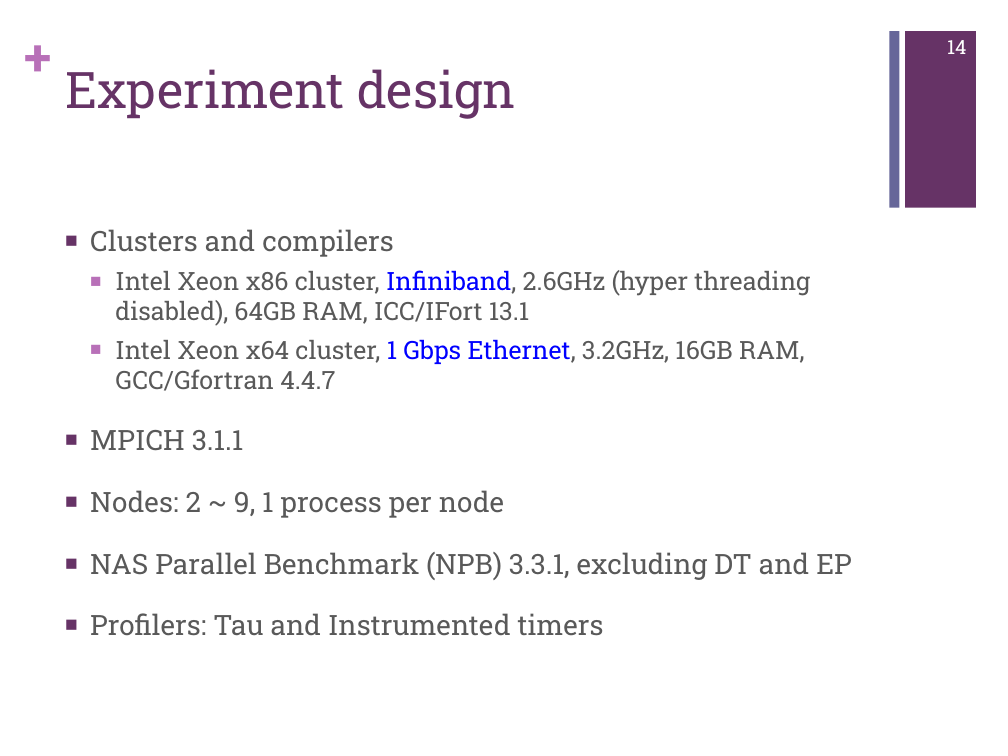
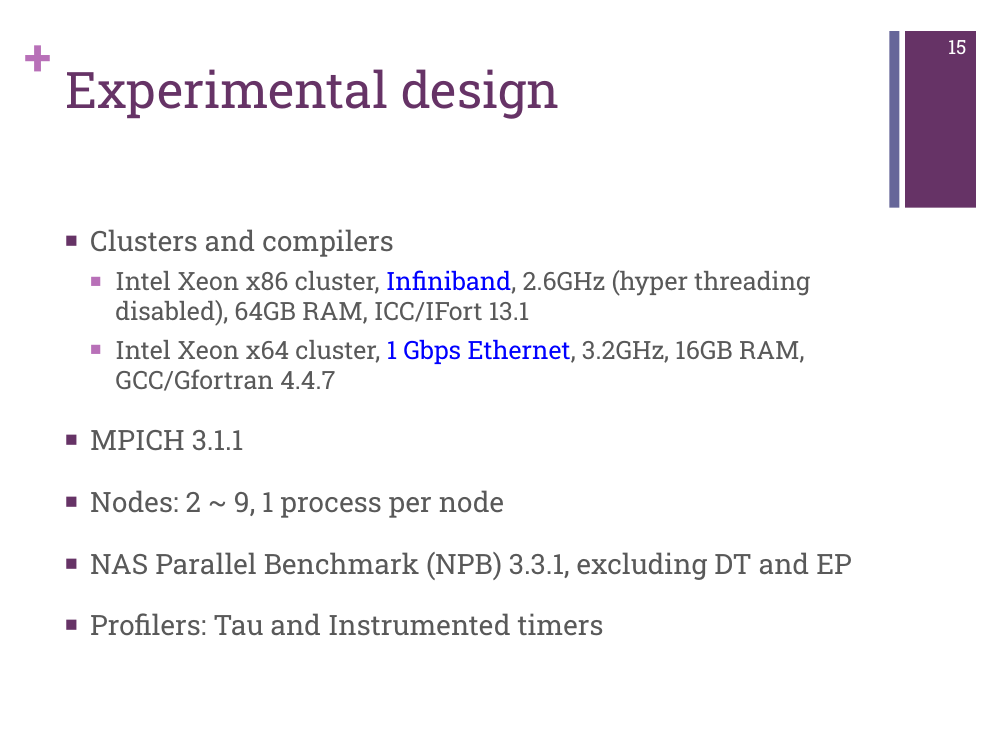
Before and after one commit to jichi-uccs/cco-paper, a slide deck: slide 15 of slides.pptx (slide 14 before the commit). Drawn at 1008x756 pixels with LibreOffice and Linux fonts; fonts in the diff are those of the drawing. Boxes give left, top, right and bottom in pixels: in the first picture for what was removed or moved away, otherwise in the second. Text is boxed around its words. In the diff, an @@ line names an element or a change of style, - is before the commit and + after.

```diff
--- a/slides.pptx
+++ b/slides.pptx
@@ page number at box(948, 40, 966, 54): text changed @@
-14
+15
@@ title at box(65, 69, 560, 119): text changed @@
-Experiment design
+Experimental design
```
Also in this commit, not shown: 11 other slides changed, 2 slides added.
